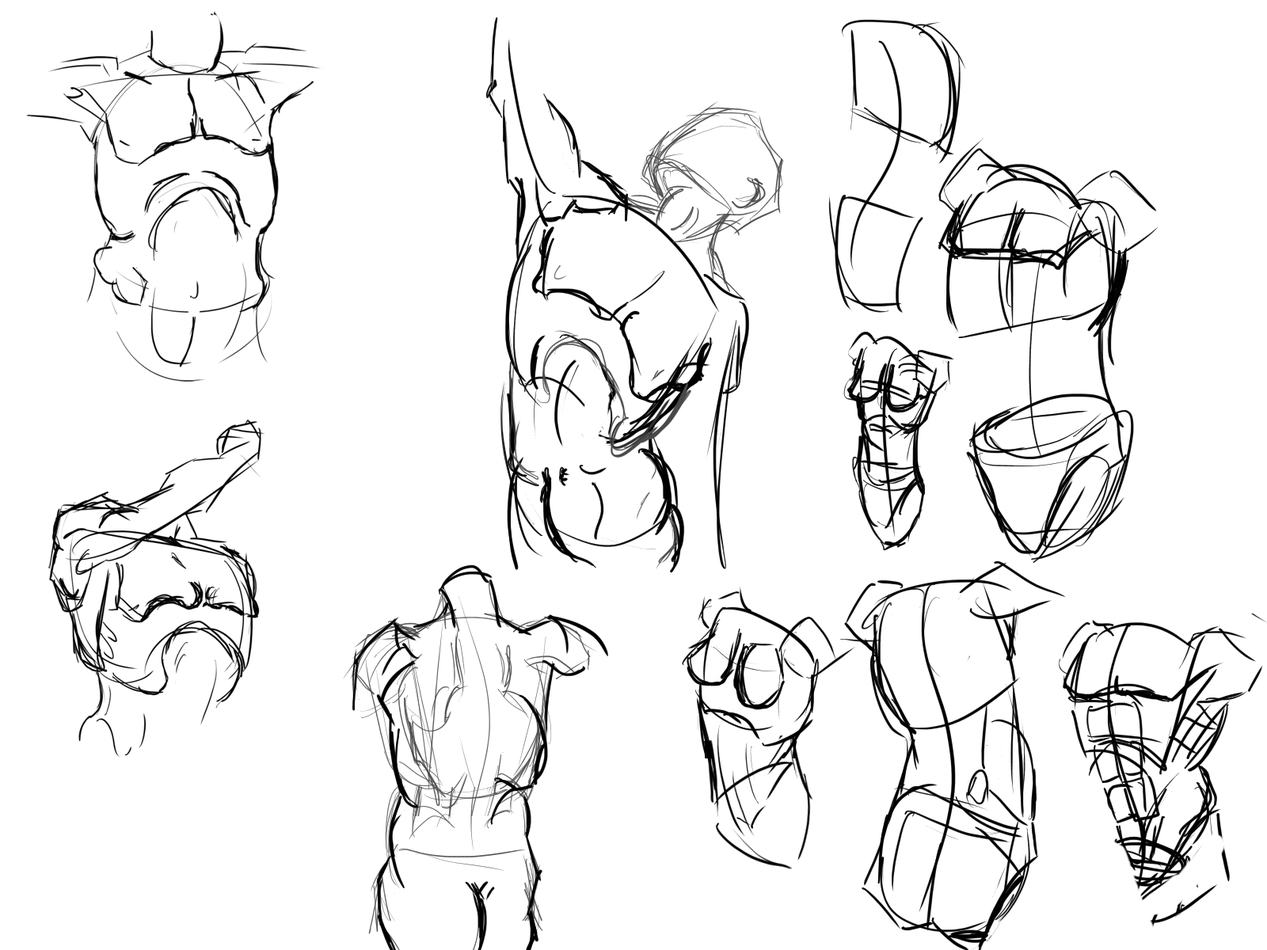
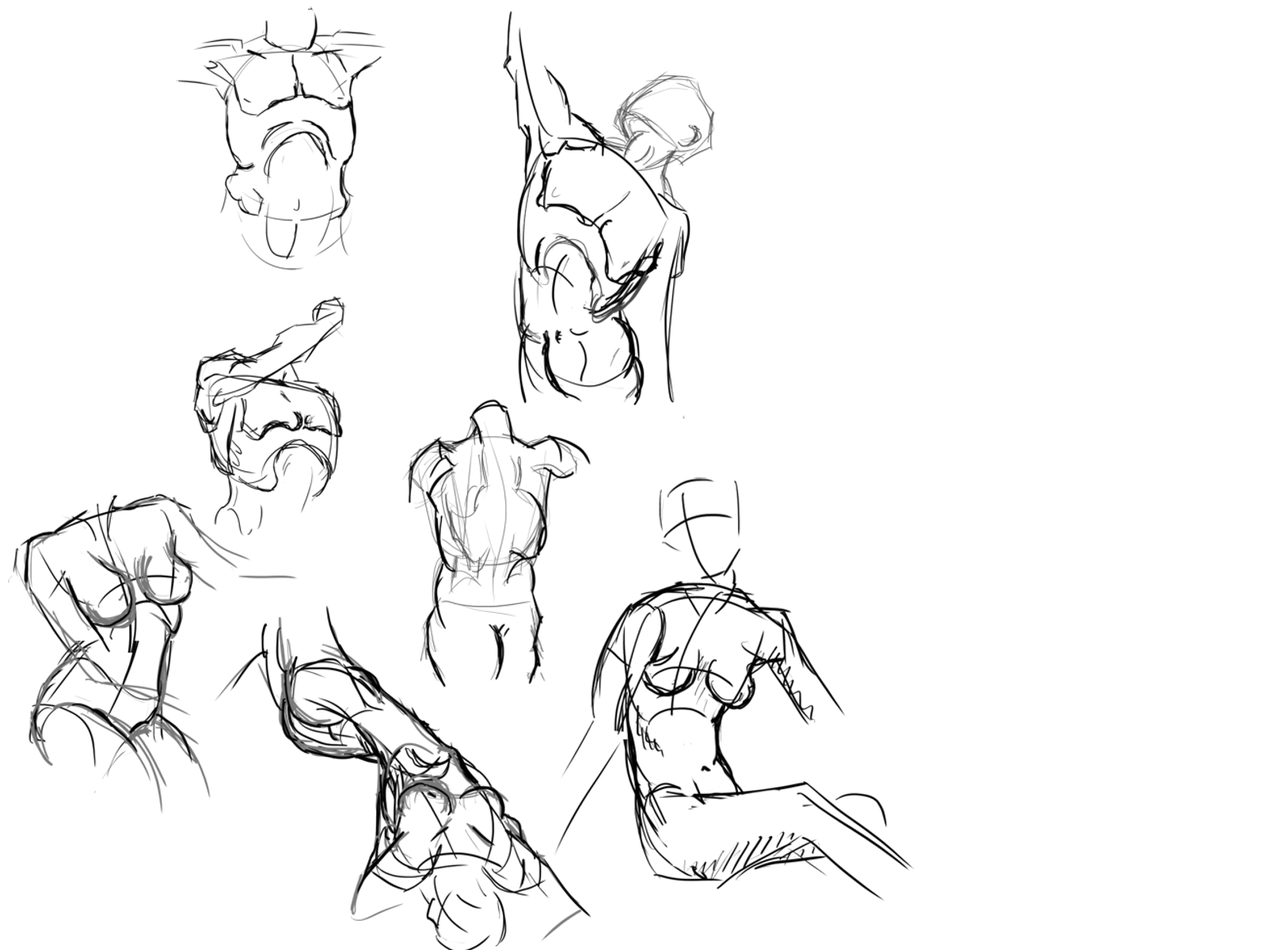
Layered file, before and after one edit (1267 × 950). Changes by layer:
added layer "Torso 2" above "Torso" over [7, 456, 963, 950]
renamed "Layer 6" to "Torso", painted on it over [7, 6, 1267, 950]
painted on "Background" over [7, 6, 1267, 950]
